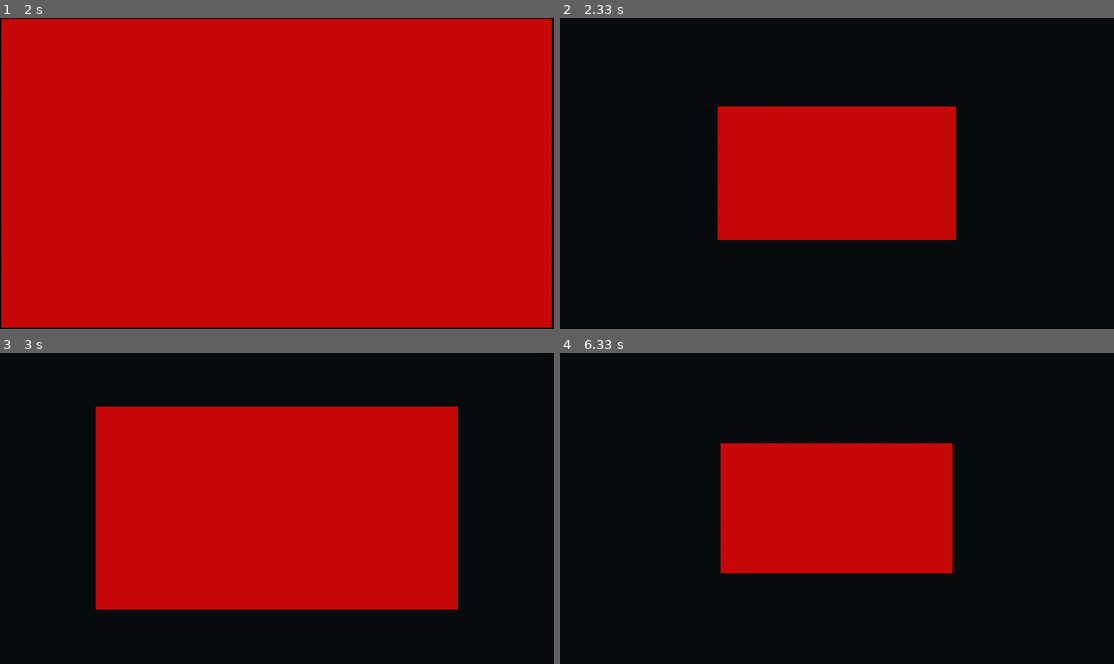
Above: before the commit, frames 1-4 (two rows, left to right).
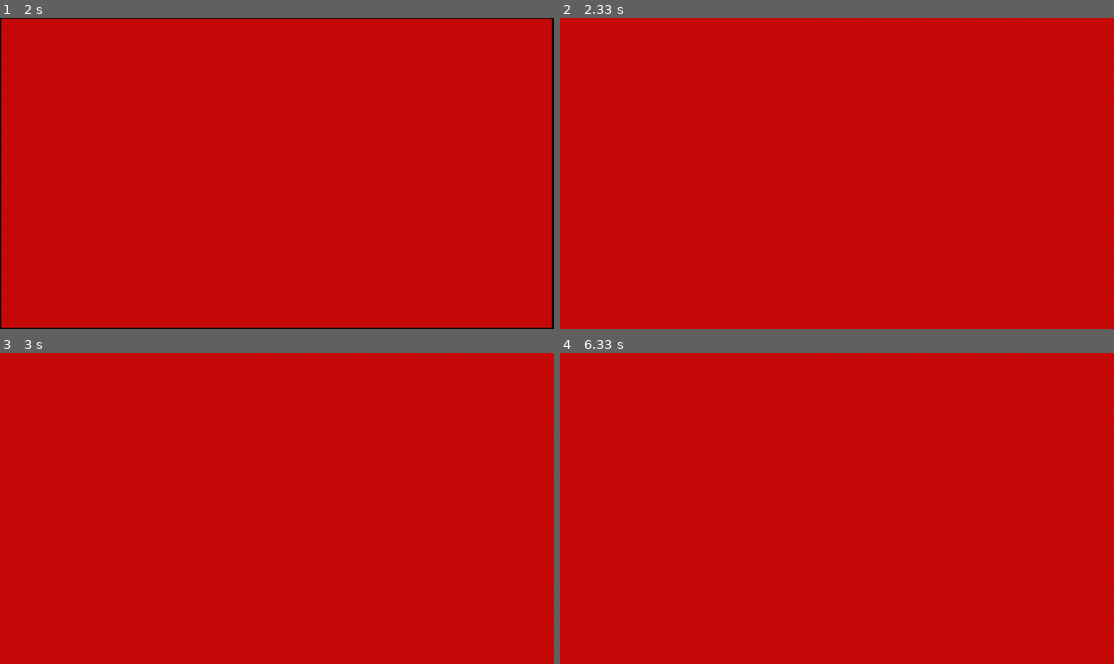
Above: after the commit, the same moments.

Repository: cse442-at-ub/s24semesterproject-we-love-the-company
Game: pygame game, started from src/game/game.py
The game is run twice, just before and just after one commit, with the same random seed, the same clock (stepped at 60 frames per second) and the same inputs.
Inputs (mouse positions are in pixels of both pictures, inside the frame that each line leads up to):
- Up to frame 1 (2 s): click (277, 173) at 0.38 s
- Up to frame 2 (2.33 s): no input
- Up to frame 3 (3 s): no input
- Up to frame 4 (6.33 s): no input

Frame 1 is identical in both runs. In frame 2, 82% of the frame differs, in the area x 0-100%, y 0-100%; in frame 3, 58%; in frame 4, 83%.

Commit message:
scene holds state
the timer should be scene specific

Diff:
--- a/src/game/gamestate.py
+++ b/src/game/gamestate.py
@@ -22,7 +22,6 @@
         self.screenSize = screenSize
         self.screen = pygame.display.set_mode(screenSize)
         self.setScene(initScene)
-        self.timer = 0
 
         self.clock = pygame.time.Clock()
         self.running = True
@@ -32,7 +31,6 @@
         scene.initHandlers(self)
 
     def update(self, deltaT):
-        self.timer += deltaT
         self.handlers[self.scene.id].onUpdate(self, deltaT)
 
     def render(self):
--- a/src/game/splash.py
+++ b/src/game/splash.py
@@ -10,13 +10,14 @@
 class SplashScene:
     def __init__(self):
         self.id = ID
+        self.timer = 0
 
     def initHandlers(self, state: gamestate.Gamestate):
         state.handlers[ID] = gamestate.Handler(render, update)
 
 def render(state: gamestate.Gamestate):
     # grow a rect (sprite) over some time period
-    scale = util.lerp(0.33, 1.0, (state.timer / SPLASH_TIME))
+    scale = util.lerp(0.33, 1.0, (state.scene.timer / SPLASH_TIME))
 
     # center it
     wh = (state.screenSize[0] * scale, state.screenSize[1] * scale)
@@ -26,7 +27,9 @@
     pygame.draw.rect(state.screen, (200, 10, 10), pygame.Rect(xy[0], xy[1], wh[0], wh[1]))
 
 def update(state: gamestate.Gamestate, deltaT):
-    if (state.timer > SPLASH_TIME):
+    state.scene.timer += deltaT
+
+    if (state.scene.timer > SPLASH_TIME):
         # @TODO uncomment once main menu exists
         #state.scene = "main_menu"
         state.timer = 0
